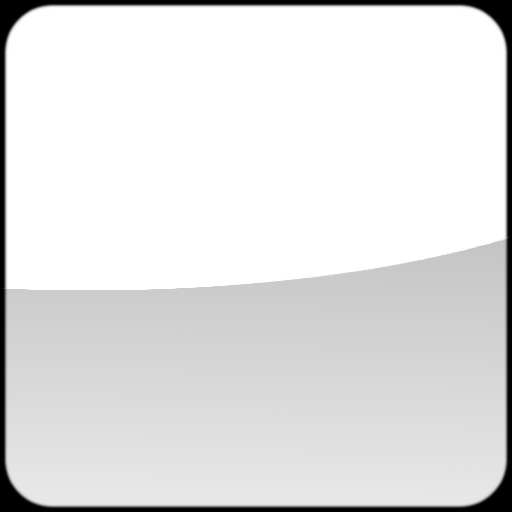
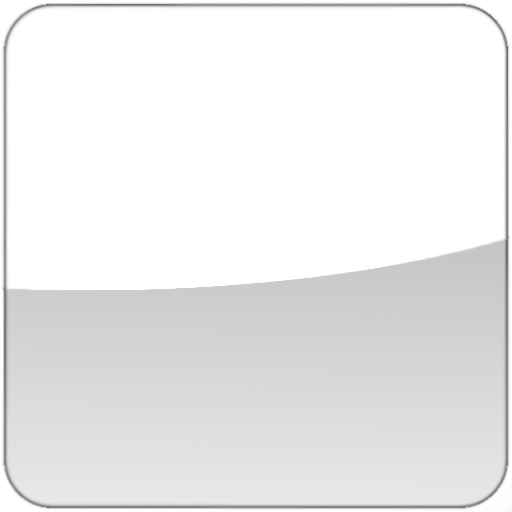
Layer changes from the first 512x512 image to the second:
painted on "Layer #1" over [0, 0, 512, 512]
